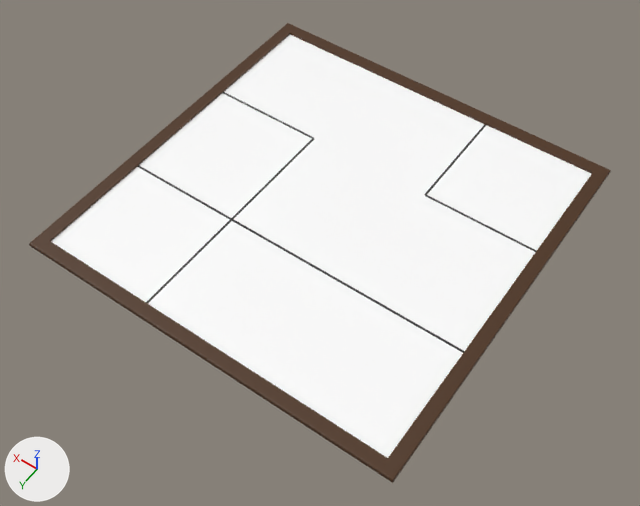
The glTF model models/frame1topView.glb as it was, and as the next commit left it.
Rendered twice from a 50 mm camera at (-1.59, 2.31, 3.23) aimed at (-0.06, 0.17, -0.13). Lighting does not change. The marker at lower left points along +X, +Y and +Z. Objects named as collision shapes, trigger or cutter boxes, shadow casters or lower levels of detail are left out.
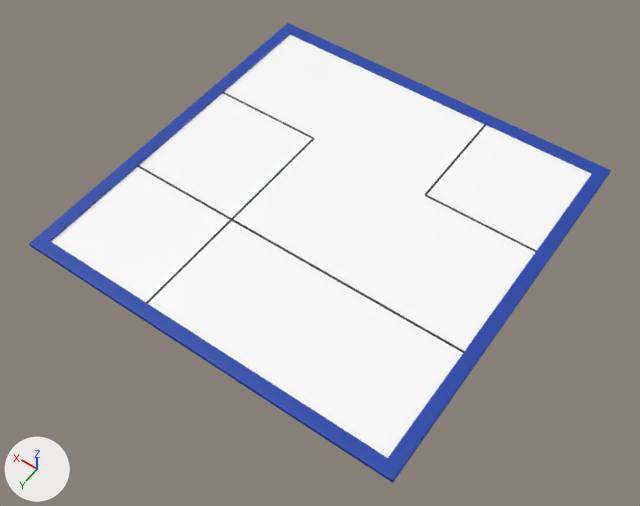
The change, as a list of edits to the scene's bpy script:
```text
Change mat_material:
    mat_material.base_color: (0.0738, 0.0285, 0.00708) -> (0.0116, 0.0595, 0.407)  # brown #4d2f14 -> blue #1c45ab
```

What differs and where, as boxes [x1, y1, x2, y2] in the pictures (640 x 506 px):
'Plane', recoloured (brown to blue): [29, 23, 611, 483] in both
